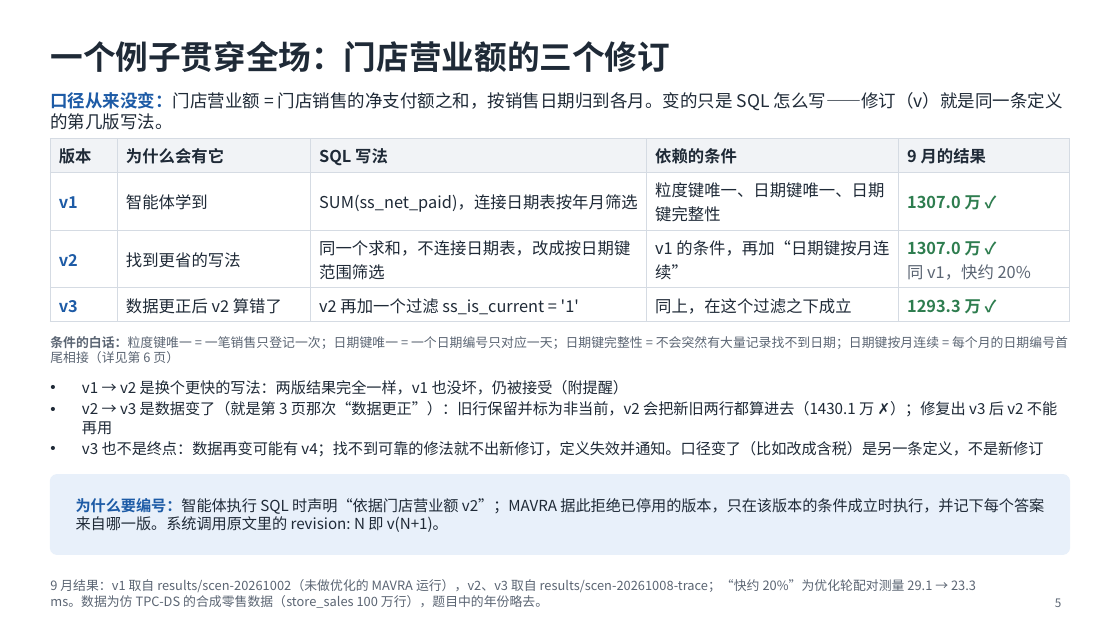
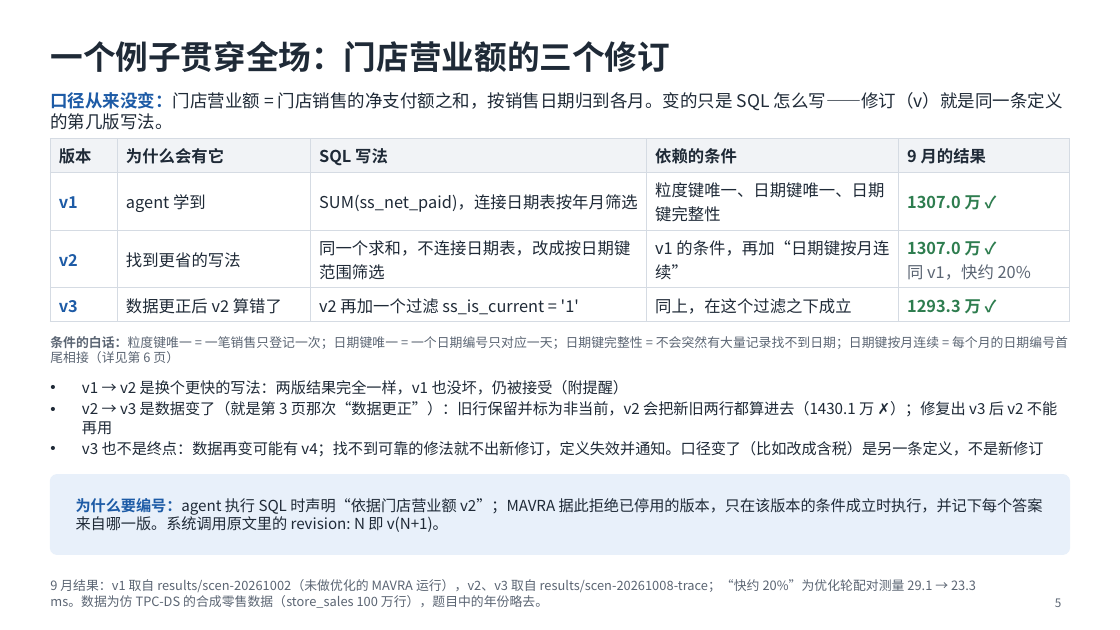
Before and after one commit to mmmttt000045/agent4db-adapter, a slide deck: slide 5 of docs/mavra-system.pptx. Drawn at 1120x630 pixels with LibreOffice and Linux fonts; fonts in the diff are those of the drawing. Boxes give left, top, right and bottom in pixels: in the first picture for what was removed or moved away, otherwise in the second. Text is boxed around its words. In the diff, an @@ line names an element or a change of style, - is before the commit and + after.

```diff
--- a/docs/mavra-system.pptx
+++ b/docs/mavra-system.pptx
@@ table at (50,139,1070,319) @@
-row 2, column 2: 智能体学到
+row 2, column 2: agent 学到
@@ text at (76,498,1043,532): text changed @@
-为什么要编号：智能体执行 SQL 时声明“依据门店营业额 v2”；MAVRA 据此拒绝已停用的版本，只在该版本的条件成立时执行，并记下每个答案来自哪一版。系统调用原文里的 revision: N 即 v(N+1)。
+为什么要编号：agent 执行 SQL 时声明“依据门店营业额 v2”；MAVRA 据此拒绝已停用的版本，只在该版本的条件成立时执行，并记下每个答案来自哪一版。系统调用原文里的 revision: N 即 v(N+1)。
```
Also in this commit, not shown: 9 other slides changed, 5 other files.
